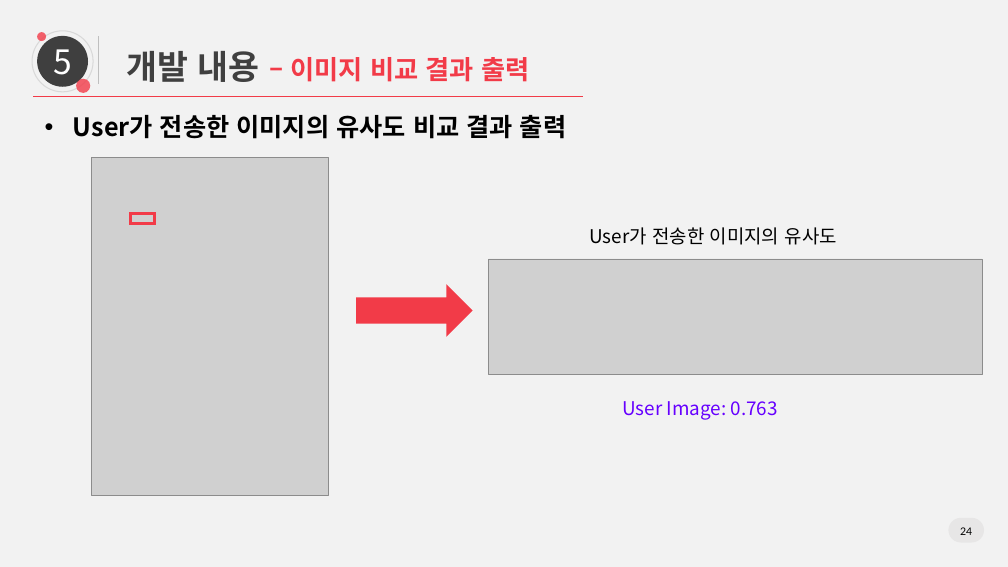
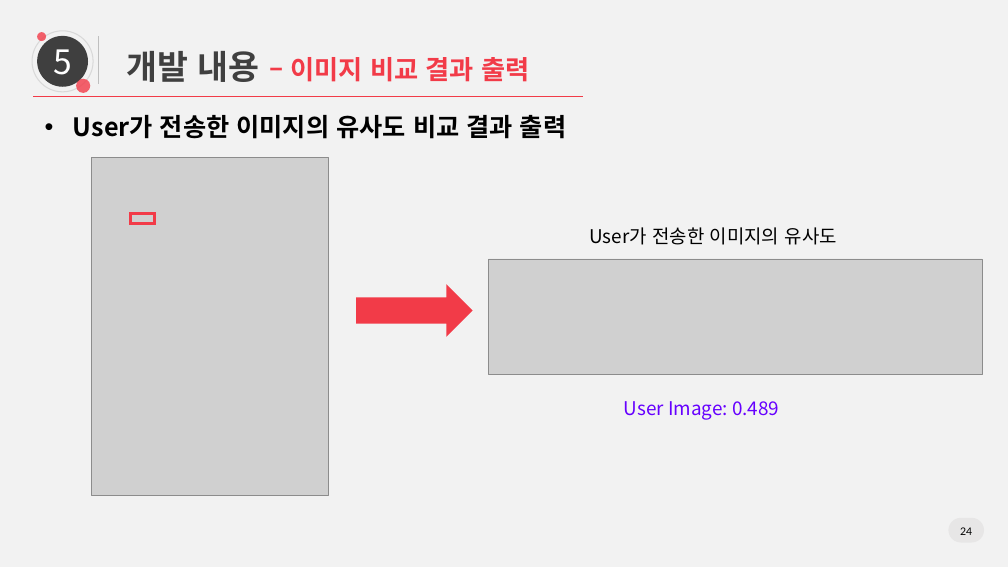
Before and after one commit to yjinsol/grad_project, a slide deck: slide 24 of Docs/20190625_졸업논문 최종발표/0625 논문 최종발표_v2.pptx. Drawn at 1008x567 pixels with LibreOffice and Linux fonts; fonts in the diff are those of the drawing; grey boxes stand for pictures. Boxes give left, top, right and bottom in pixels: in the first picture for what was removed or moved away, otherwise in the second. Text is boxed around its words. In the diff, an @@ line names an element or a change of style, - is before the commit and + after.

Commit message:
docs updated

```diff
--- a/Docs/20190625_졸업논문 최종발표/0625 논문 최종발표_v2.pptx
+++ b/Docs/20190625_졸업논문 최종발표/0625 논문 최종발표_v2.pptx
@@ text at (624, 401, 779, 420): text changed @@
-User Image: 0.763
+User Image: 0.489
```
